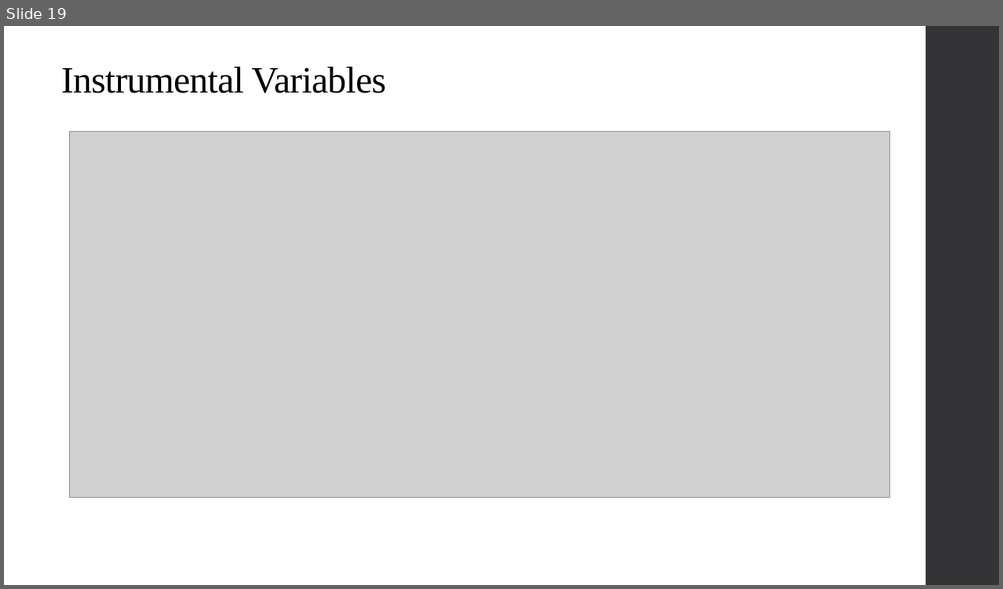
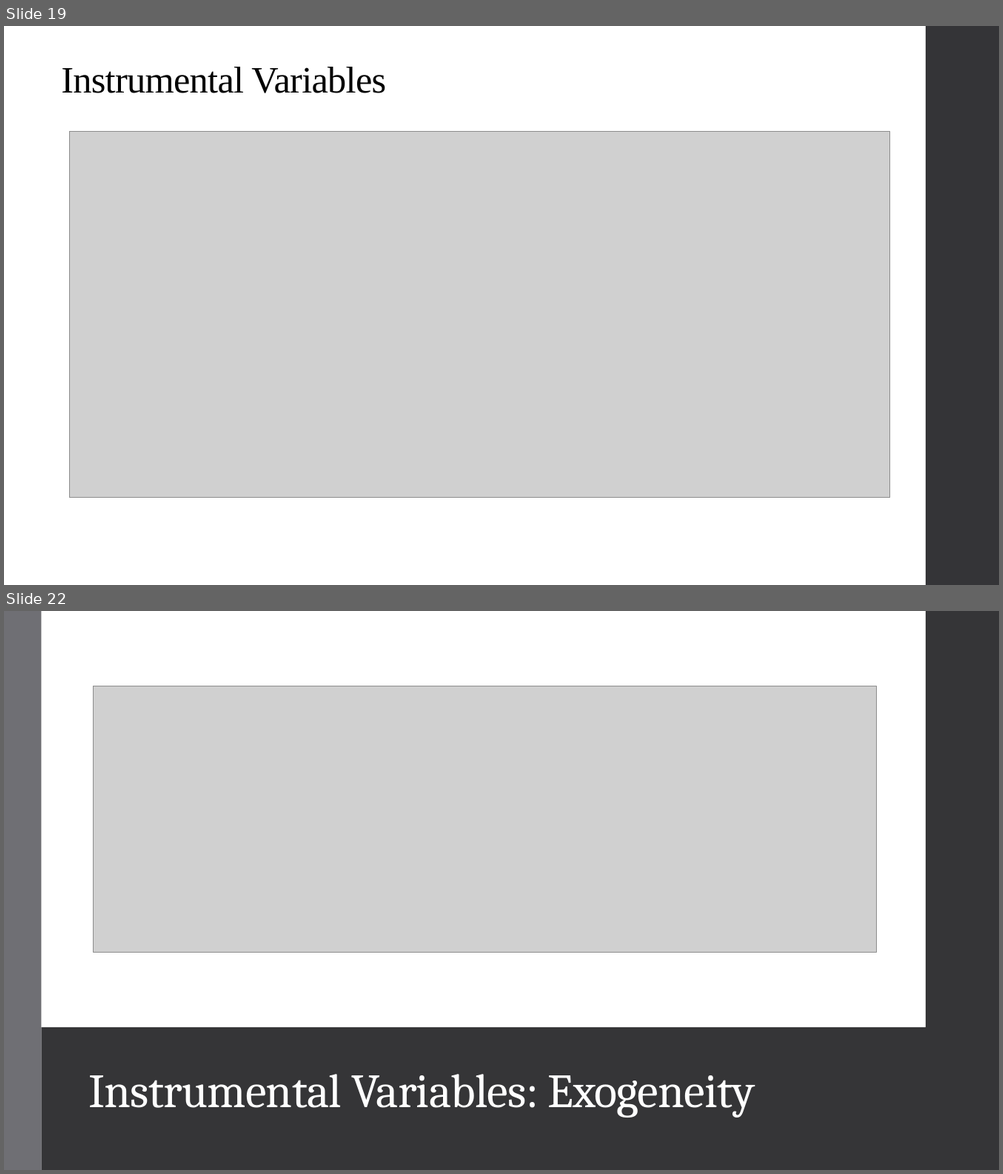
Before and after one commit to qiufei/fork-HAD5744, a slide deck: Lecture06_IV/Lecture6_IVEstimation_2022F.pptx. Shown one above the other, each under a label of ours: slide 19 before the commit, slides 19 and 22 after it; the slides between them are not shown. The pictures are 1003x589 and 1003x1174 pixels, drawn with LibreOffice and Linux fonts; fonts in the diff are those of the drawing; grey boxes stand for pictures. Boxes give left, top, right and bottom in pixels: in the first picture for what was removed or moved away, otherwise in the second. Text is boxed around its words. In the diff, an @@ line names an element or a change of style, - is before the commit and + after.

```diff
--- a/Lecture06_IV/Lecture6_IVEstimation_2022F.pptx
+++ b/Lecture06_IV/Lecture6_IVEstimation_2022F.pptx
@@ slide 22 added at [4,611,999,1170], background #FFFFFF; not listed: 1 template element that a slide beside it also shows @@
@@ rectangle added at [4,611,41,1170], fill #6F6F74 @@
@@ rectangle added at [41,611,925,1028], fill #FFFFFF @@
@@ rectangle added at [925,611,999,1170], fill #353537 @@
@@ picture added at [94,686,876,953] @@
@@ rectangle added at [41,1028,925,1170], fill #353537 @@
@@ title added at [88,1074,754,1118], 46 pt, text #FFFFFF @@
+Instrumental Variables: Exogeneity
```
Also in this commit, not shown: 3 slides changed, 4 other slides added, 2 other files.
